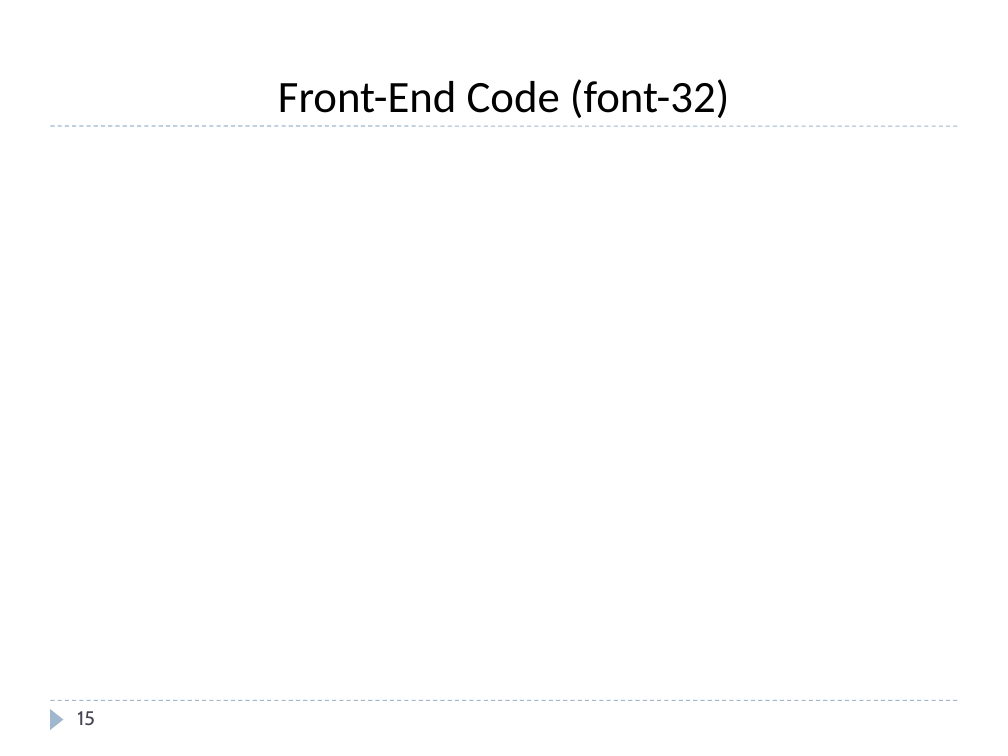
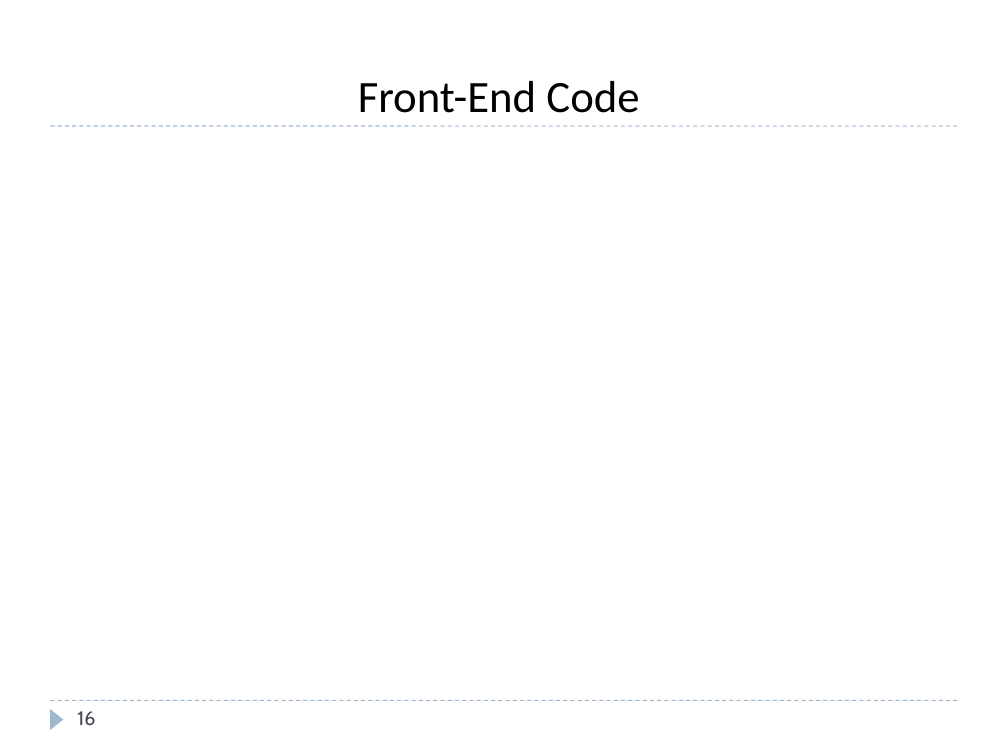
Before and after one commit to Easwer-ALU/ADP-project, a slide deck: slide 16 of ADP-PROJECT-PPT-TEMPLATE.pptx (slide 15 before the commit). Drawn at 1008x756 pixels with LibreOffice and Linux fonts; fonts in the diff are those of the drawing. Boxes give left, top, right and bottom in pixels: in the first picture for what was removed or moved away, otherwise in the second. Text is boxed around its words. In the diff, an @@ line names an element or a change of style, - is before the commit and + after.

```diff
--- a/ADP-PROJECT-PPT-TEMPLATE.pptx
+++ b/ADP-PROJECT-PPT-TEMPLATE.pptx
@@ title at box(358, 81, 639, 113): text changed @@
-Front-End Code (font-32)
+Front-End Code
@@ page number at box(77, 711, 95, 726): text changed @@
-15
+16
```
Also in this commit, not shown: 11 other slides changed, 2 slides added, 1 slide removed, 4 other files.
